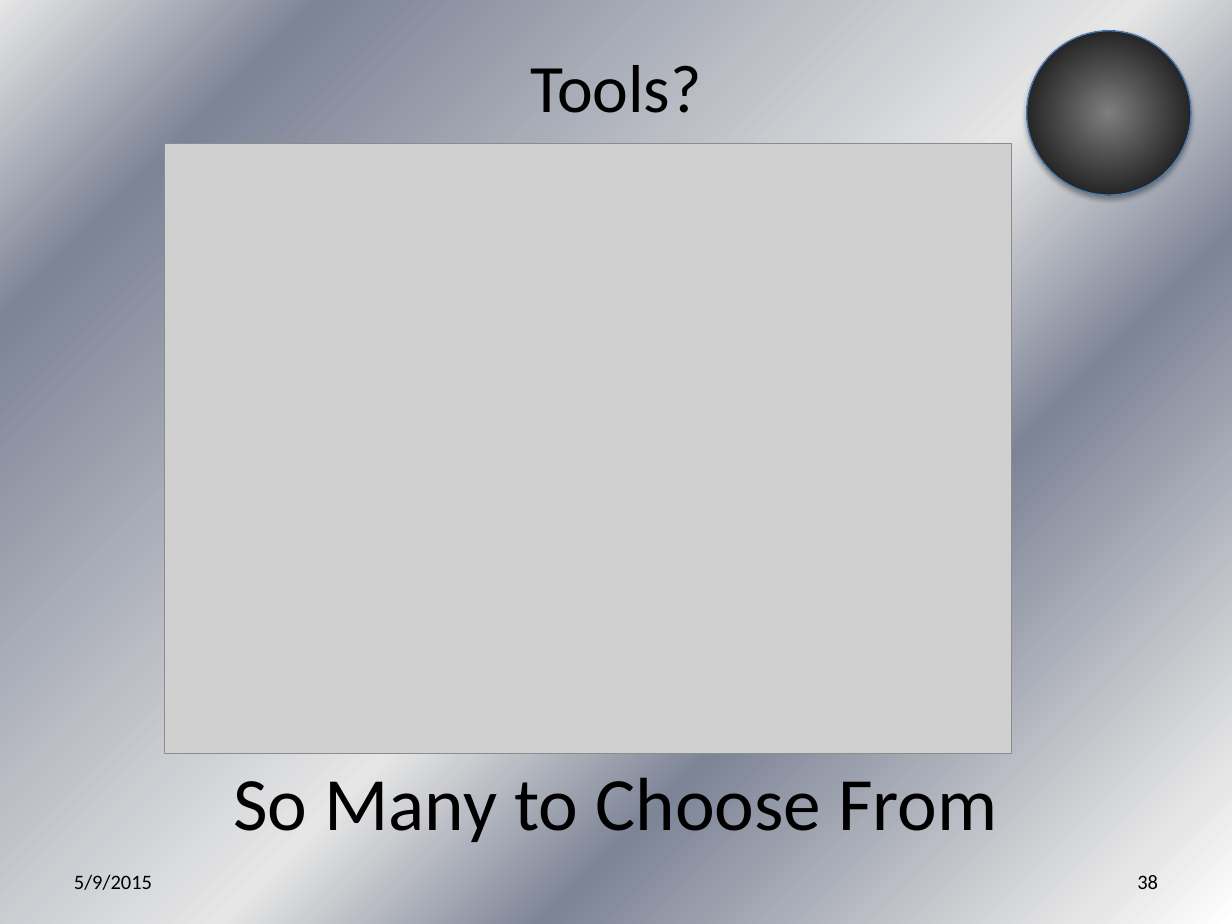
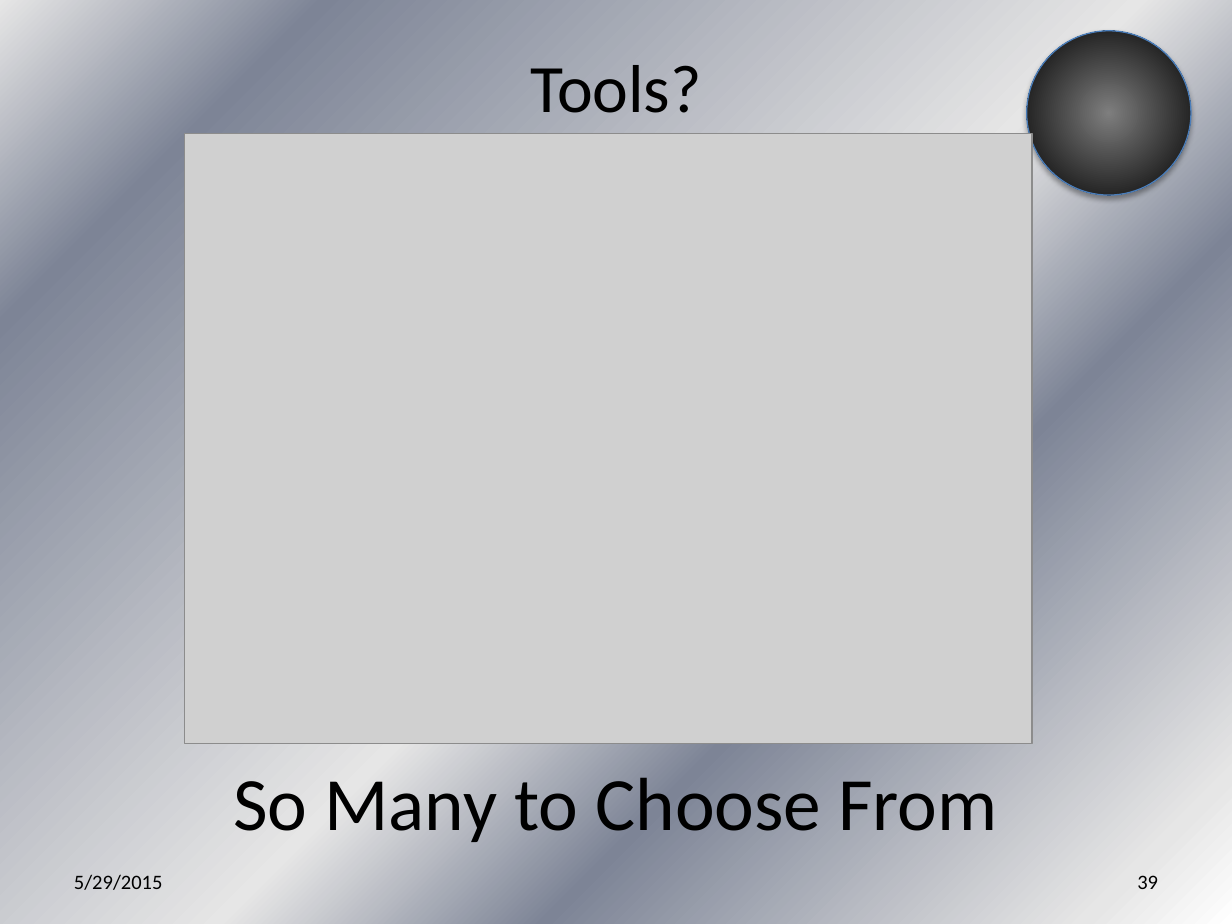
Before and after one commit to jegroom102080/What_is_Data_Science_Anyway, a slide deck: slide 39 of What is Data Science Anyway.pptx (slide 38 before the commit). Drawn at 1232x924 pixels with LibreOffice and Linux fonts; fonts in the diff are those of the drawing; grey boxes stand for pictures. Boxes give left, top, right and bottom in pixels: in the first picture for what was removed or moved away, otherwise in the second. Text is boxed around its words. In the diff, an @@ line names an element or a change of style, - is before the commit and + after.

```diff
--- a/What is Data Science Anyway.pptx
+++ b/What is Data Science Anyway.pptx
@@ picture: place and size @@
-picture at box(164, 144, 1011, 754)
+picture at box(185, 133, 1032, 743)
@@ text at box(74, 874, 163, 890): text changed @@
-5/9/2015
+5/29/2015
@@ page number at box(1137, 875, 1158, 889): text changed @@
-38
+39
```
Also in this commit, not shown: 43 other slides changed, 1 slide added, 1 other file.
